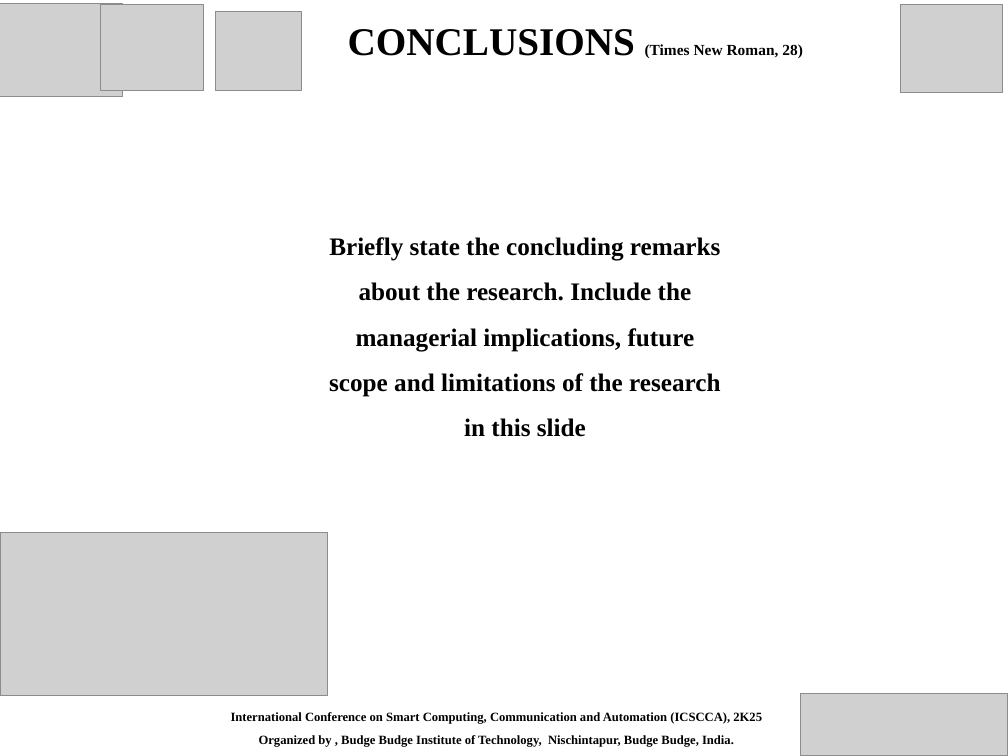
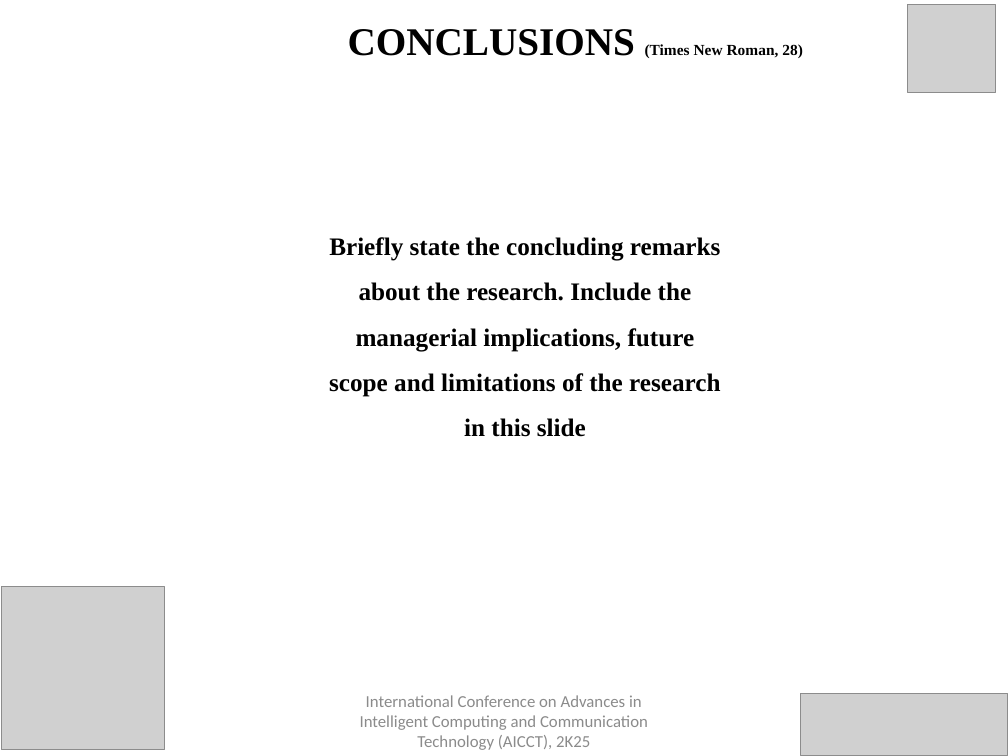
Before and after one commit to manishshukla00/conference, a slide deck: slide 11 of public/files/ppt-template.pptx. Drawn at 1008x756 pixels with LibreOffice and Linux fonts; fonts in the diff are those of the drawing; grey boxes stand for pictures. Boxes give left, top, right and bottom in pixels: in the first picture for what was removed or moved away, otherwise in the second. Text is boxed around its words. In the diff, an @@ line names an element or a change of style, - is before the commit and + after.

```diff
--- a/public/files/ppt-template.pptx
+++ b/public/files/ppt-template.pptx
@@ picture removed at (0, 3, 122, 97) @@
@@ picture removed at (101, 5, 204, 91) @@
@@ picture removed at (216, 11, 301, 91) @@
@@ picture: place and size @@
-picture at (900, 5, 1003, 93)
+picture at (908, 5, 996, 93)
@@ picture: place and size @@
-picture at (0, 533, 328, 697)
+picture at (1, 587, 164, 750)
@@ text removed at (231, 712, 762, 747) @@
-International Conference on Smart Computing, Communication and Automation (ICSCCA), 2K25
-Organized by , Budge Budge Institute of Technology, Nischintapur, Budge Budge, India.
@@ text added at (360, 695, 648, 750), 12 pt, text #8C8C8C @@
+International Conference on Advances in Intelligent Computing and Communication Technology (AICCT), 2K25
```
Also in this commit, not shown: 13 other slides changed, 1 other file.
